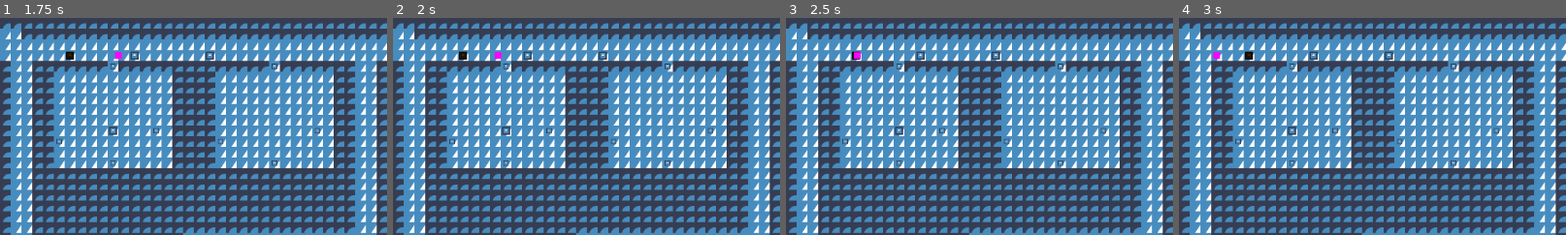
Above: before the commit, frames 1-4 (left to right).
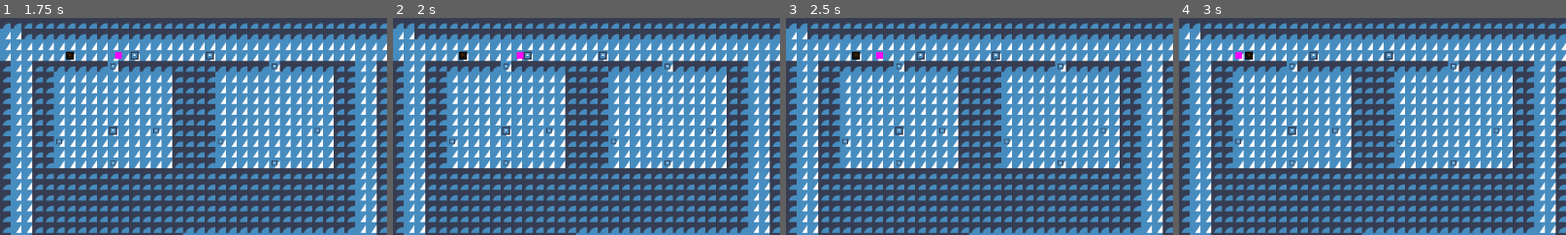
Above: after the commit, the same moments.

Repository: Nathpett/City-Navigation-Project
Game: Godot game, scene res://main.tscn
The game is run twice, just before and just after one commit, with the same random seed, the same clock (stepped at 60 frames per second) and the same inputs. The engine's default icon, where the game draws it, is replaced by a stand-in: a white triangle on a blue panel in a dark square.
Inputs:
- Up to frame 1 (1.75 s): tap Enter at 0.5 s; tap Space at 1.25 s
- Up to frame 2 (2 s): no input
- Up to frame 3 (2.5 s): no input
- Up to frame 4 (3 s): no input
The pictures show only the part of the screen within x 0-50%, y 0-50%; the shares and areas given below are measured in that part.

Frame 1 is identical in both runs. In frame 2, 0.1% of the frame differs, in the area x 26-34%, y 15-20%; in frame 3, 0.1%; in frame 4, 0.1%.
Error after the commit: Invalid call to function 'distance_squared_to' in base 'Vector2'. Expected 1 arguments. (res://state/npc_states/flee.gd:58)

Commit message:
making flee state better

Diff:
--- a/npc.gd
+++ b/npc.gd
@@ -11,6 +11,9 @@
 var state_successful: bool = false
 var has_target_position: bool = false
 
+@export var reaction_speed: int = 10 # number of frames before reacting to something
+@export var sight_range: float = 130
+
 @onready var navigation_agent: NavigationAgent2D = $NavigationAgent2D
 
 
@@ -22,6 +25,8 @@
 
 	city = get_parent()
 	in_sight_range = []
+
+	$SightArea/CollisionShape2D.shape.radius = sight_range
 
 	$StateMachine.push_state("porter")
 
@@ -84,8 +89,6 @@
 	else:
 		velocity = manual_nav_vector * movement_speed
 
-
-
 	move_and_slide()
 
 
--- a/npc.tscn
+++ b/npc.tscn
@@ -10,7 +10,7 @@
 size = Vector2(10, 10)
 
 [sub_resource type="CircleShape2D" id="CircleShape2D_ott3u"]
-radius = 130.138
+resource_local_to_scene = true
 
 [node name="CharacterBody2D" type="CharacterBody2D"]
 collision_layer = 2
--- a/state/npc_states/flee.gd
+++ b/state/npc_states/flee.gd
@@ -1,7 +1,7 @@
 extends NpcBaseState
 
 var exit_timer: Timer
-
+var reassess_navigation: bool = true
 
 func _ready():
 	exit_timer = Timer.new()
@@ -16,16 +16,64 @@
 
 func _physics_process(_delta):
 	super._physics_process(_delta)
-	var things_to_flee_from_normalized := Vector2.ZERO
-	var any_things_to_flee_from:= false
+
+	# TODO REWRITE THIS BLOCK TO TRIGGER REASSESSMENTS AND SET AVERAGE
+
+
+	var scary_things_normalized := Vector2.ZERO
+	var any_scary_thing:= false
+	var average_scary_thing_position: Vector2
 	for thing in things_seen:
 		if thing.flee_from_debug:
-			any_things_to_flee_from = true
+			any_scary_thing = true
 			var vec_to: Vector2 = thing.position - state_owner.position
 			vec_to = -vec_to.normalized()
-			things_to_flee_from_normalized += vec_to
-	if things_to_flee_from_normalized != Vector2.ZERO:
-		state_owner.manual_nav_vector = things_to_flee_from_normalized.normalized()
-	if any_things_to_flee_from:
+			scary_things_normalized += vec_to
+	if scary_things_normalized != Vector2.ZERO:
+		state_owner.manual_nav_vector = scary_things_normalized.normalized()
+	if any_scary_thing:
 		exit_timer.stop()
 		exit_timer.start(2)
+
+	if !reassess_navigation:
+		return
+
+	var dirs := []
+	for i in range(8):
+		dirs.append(float(i)/8 * TAU)
+
+	var possible_navs := []
+	var space_state = state_owner.get_world_2d().direct_space_state
+	for dir in dirs:
+		var vecdir := Vector2.RIGHT.rotated(dir)
+		var look_edge: Vector2 = state_owner.global_position + vecdir * state_owner.sight_range * 2.0
+		var query = PhysicsRayQueryParameters2D.create(state_owner.global_position, look_edge, 1)
+		var results = space_state.intersect_ray(query)
+		possible_navs.append(results.get("position", look_edge))
+
+	# seek the nav that is the furthest from the average position of all things to flee from
+	var champ_nav = Vector2.ZERO
+	var champ_dist := 0.0
+	for nav in possible_navs:
+		var dist = nav.distance_squared_to()
+		if dist > champ_dist:
+			champ_dist = dist
+			champ_nav = nav
+
+	state_owner.set_movement_target(champ_nav)
+
+
+
+	#var things_to_flee_from_normalized := Vector2.ZERO
+	#var any_things_to_flee_from:= false
+	#for thing in things_seen:
+		#if thing.flee_from_debug:
+			#any_things_to_flee_from = true
+			#var vec_to: Vector2 = thing.position - state_owner.position
+			#vec_to = -vec_to.normalized()
+			#things_to_flee_from_normalized += vec_to
+	#if things_to_flee_from_normalized != Vector2.ZERO:
+		#state_owner.manual_nav_vector = things_to_flee_from_normalized.normalized()
+	#if any_things_to_flee_from:
+		#exit_timer.stop()
+		#exit_timer.start(2)
--- a/state/npc_states/npc_state_base.gd
+++ b/state/npc_states/npc_state_base.gd
@@ -3,11 +3,22 @@
 
 var things_seen: Array = []
 
+var flee_streak: int = 0 # running streak of frames that state_owner has seen a think worth fleeing from for
+var seen_flee: bool = false
+
 func _physics_process(_delta):
 	things_seen = state_owner.look()
 
 	if get_script().get_path() != "res://state/npc_states/flee.gd":
+		seen_flee = false
 		for thing in things_seen:
 			if thing.flee_from_debug:
-				state_machine.push_state("flee")
-				return
+				seen_flee = true
+				break
+
+		if seen_flee:
+			flee_streak += 1
+
+		if flee_streak > state_owner.reaction_speed:
+			flee_streak = 0
+			state_machine.push_state("flee")
